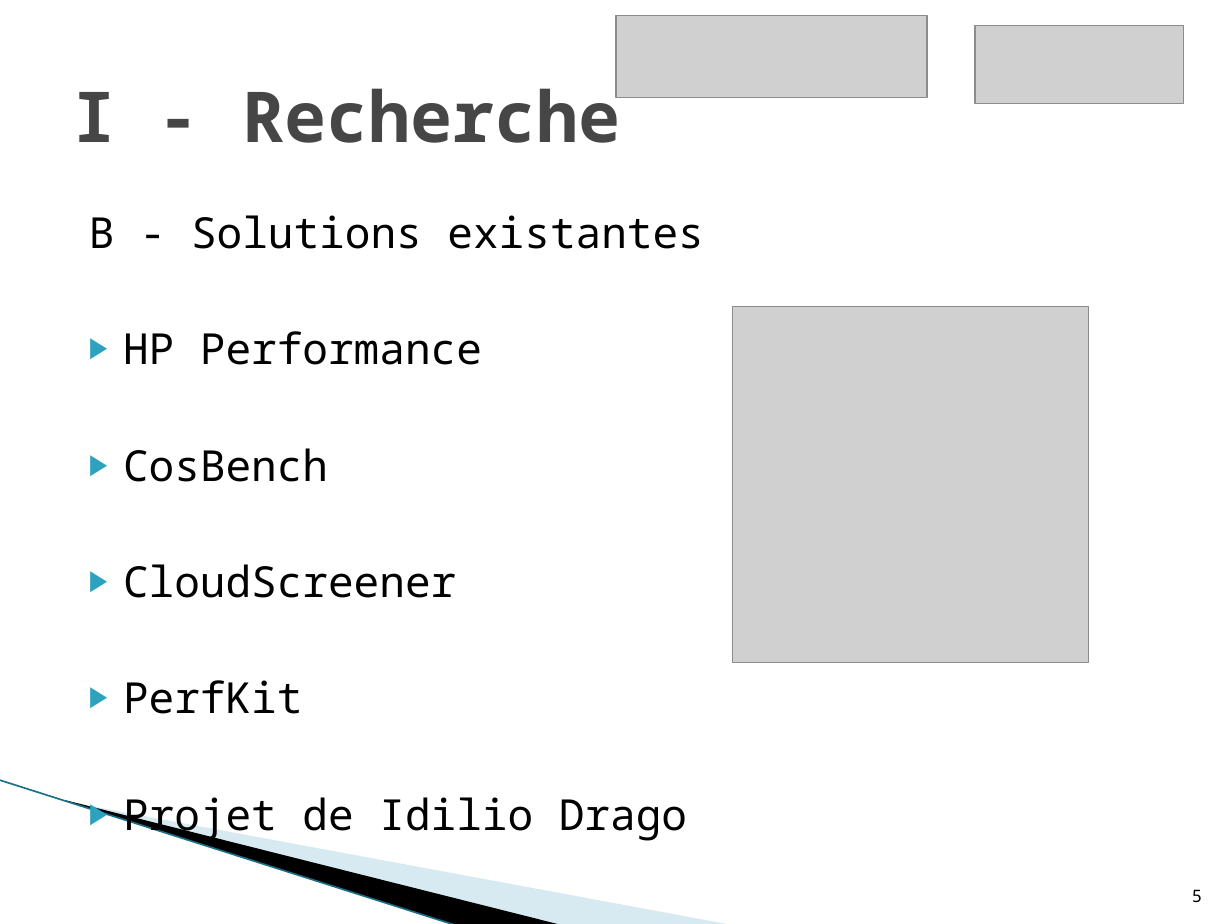
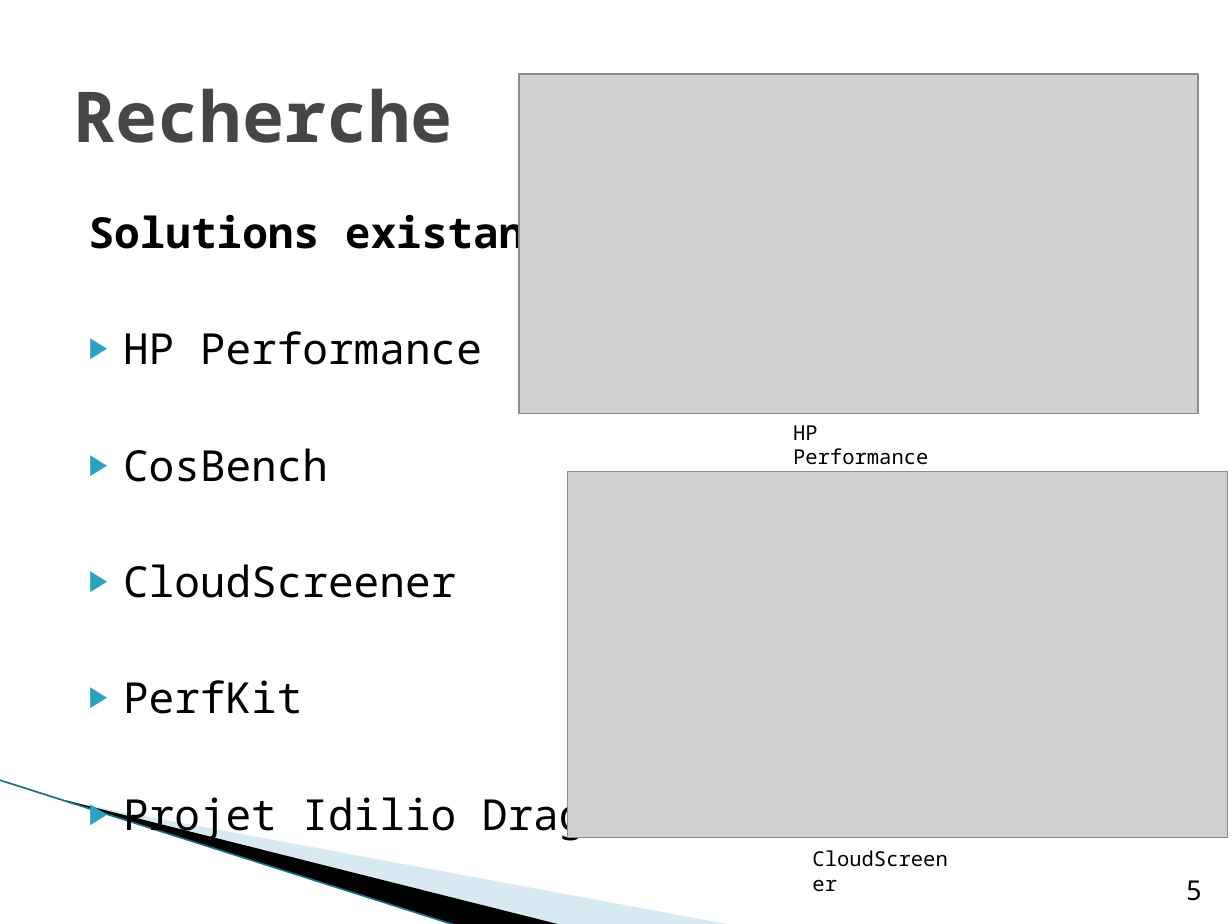
Before and after one commit to hyptos/kyd, a slide deck: slide 5 of docs/TER.pptx. Drawn at 1232x924 pixels with LibreOffice and Linux fonts; fonts in the diff are those of the drawing; grey boxes stand for pictures; background and template pictures are left out. Boxes give left, top, right and bottom in pixels: in the first picture for what was removed or moved away, otherwise in the second. Text is boxed around its words. In the diff, an @@ line names an element or a change of style, - is before the commit and + after.

```diff
--- a/docs/TER.pptx
+++ b/docs/TER.pptx
@@ picture removed at <box>616,16,928,99</box> @@
@@ picture removed at <box>975,26,1183,103</box> @@
@@ title at <box>74,88,453,143</box>: text changed @@
-I - Recherche
+Recherche
@@ picture added at <box>519,74,1198,414</box> @@
@@ text at <box>89,208,601,260</box>: text changed; bold on @@
-B - Solutions existantes
+Solutions existantes
@@ picture removed at <box>732,307,1088,663</box> @@
@@ text added at <box>793,425,928,465</box>, 12 pt, text #000000 @@
+HP Performance
@@ picture added at <box>568,472,1227,838</box> @@
@@ text at <box>302,789,610,841</box>: text changed @@
-▶ Projet de Idilio Drago
+▶ Projet Idilio Drago
@@ text added at <box>801,840,971,877</box>, 12 pt, text #000000 @@
+CloudScreener
@@ page number at <box>1186,880,1202,901</box>: size 10 to 16 pt @@
```
Also in this commit, not shown: 14 other slides changed, 1 slide removed, 2 other files.
